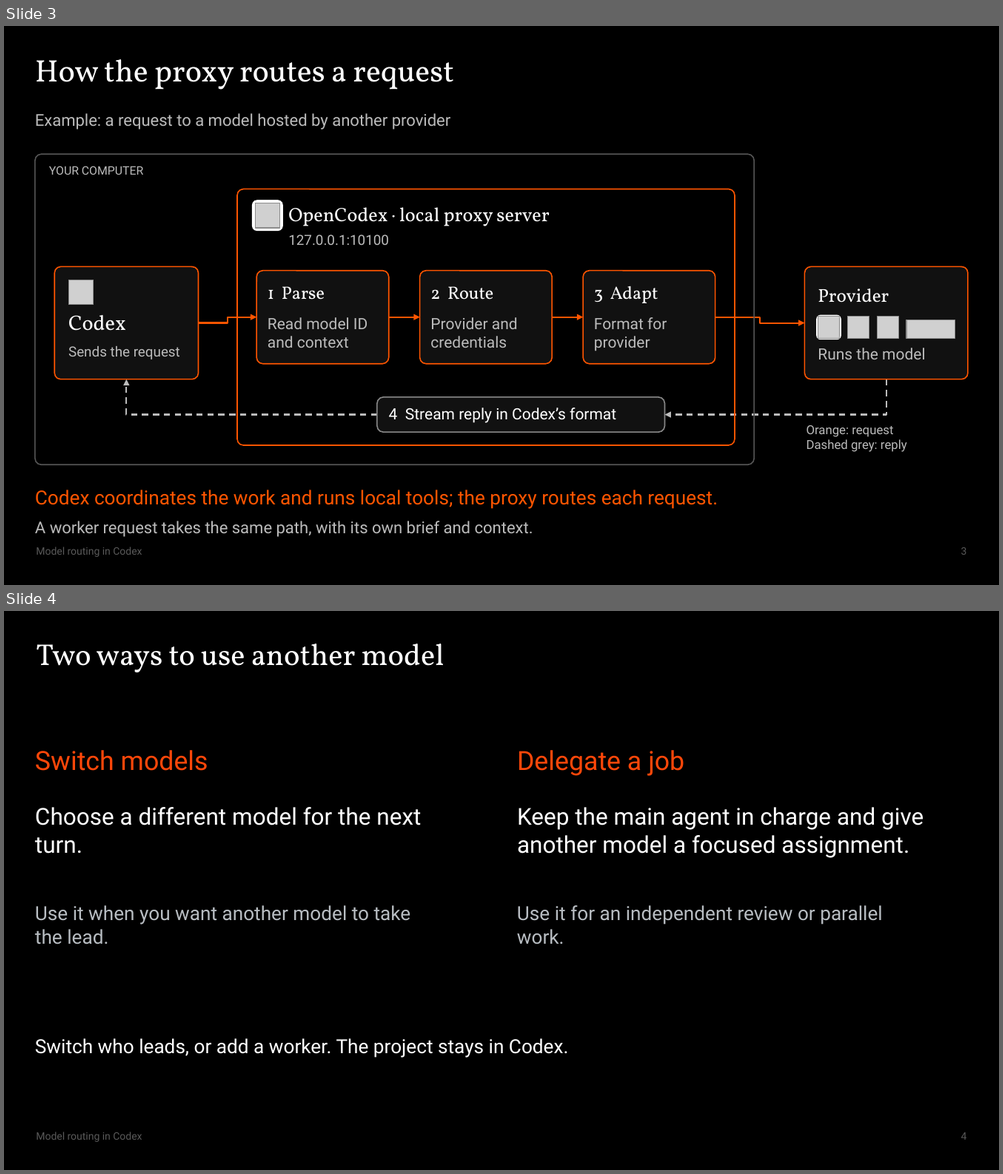
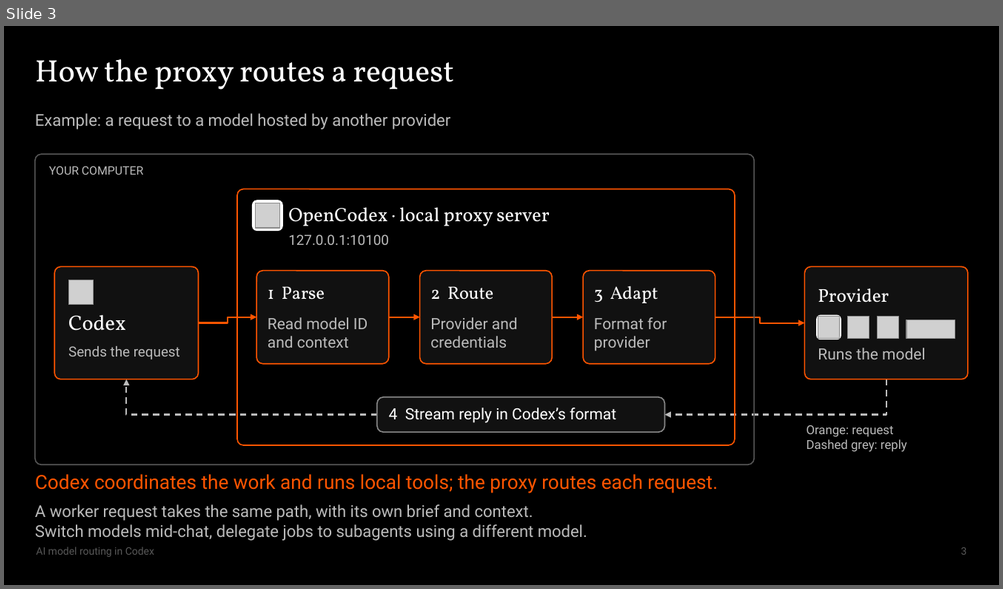
Before and after one commit to Max-FM/RDP-Train-the-Trainer-Workshop-2026, a slide deck: presentation/model-routing.pptx. Shown one above the other, each under a label of ours: slides 3 and 4 before the commit, slide 3 after it. The pictures are 1003x1174 and 1003x589 pixels, drawn with LibreOffice and Linux fonts; fonts in the diff are those of the drawing; grey boxes stand for pictures. Boxes give left, top, right and bottom in pixels: in the first picture for what was removed or moved away, otherwise in the second. Text is boxed around its words. In the diff, an @@ line names an element or a change of style, - is before the commit and + after.

```diff
--- a/presentation/model-routing.pptx
+++ b/presentation/model-routing.pptx
@@ slide 4 removed at [4, 611, 999, 1170], background #000000 @@
@@ title removed at [36, 644, 444, 672] @@
-Two ways to use another model
@@ text removed at [35, 750, 208, 771] @@
-Switch models
@@ text removed at [517, 750, 684, 776] @@
-Delegate a job
@@ text removed at [35, 807, 421, 854] @@
-Choose a different model for the next turn.
@@ text removed at [517, 807, 923, 858] @@
-Keep the main agent in charge and give another model a focused assignment.
@@ text removed at [35, 906, 411, 945] @@
-Use it when you want another model to take the lead.
@@ text removed at [517, 906, 882, 944] @@
-Use it for an independent review or parallel work.
@@ text removed at [35, 1039, 568, 1058] @@
-Switch who leads, or add a worker. The project stays in Codex.
@@ text removed at [36, 1132, 142, 1142] @@
-Model routing in Codex
@@ page number removed at [961, 1133, 967, 1140] @@
-4
@@ slide 3 changed as well @@
@@ text "Codex coordinates the work and ...": place and size @@
-text "Codex coordinates the work and ..." at [35, 490, 717, 509]
+text "Codex coordinates the work and ..." at [35, 474, 717, 494]
@@ text at [35, 505, 533, 521]: line spacing 1 to 1.5 @@
@@ text "A worker request takes the ...": place and size @@
-text "A worker request takes the ..." at [35, 521, 533, 537]
+text "A worker request takes the ..." at [35, 505, 587, 541]
@@ text at [35, 525, 587, 541]: paragraph added @@
+Switch models mid-chat, delegate jobs to subagents using a different model.
@@ text at [36, 547, 154, 557]: text changed @@
-Model routing in Codex
+AI model routing in Codex
```
Also in this commit, not shown: 6 other slides changed, 1 other file.
